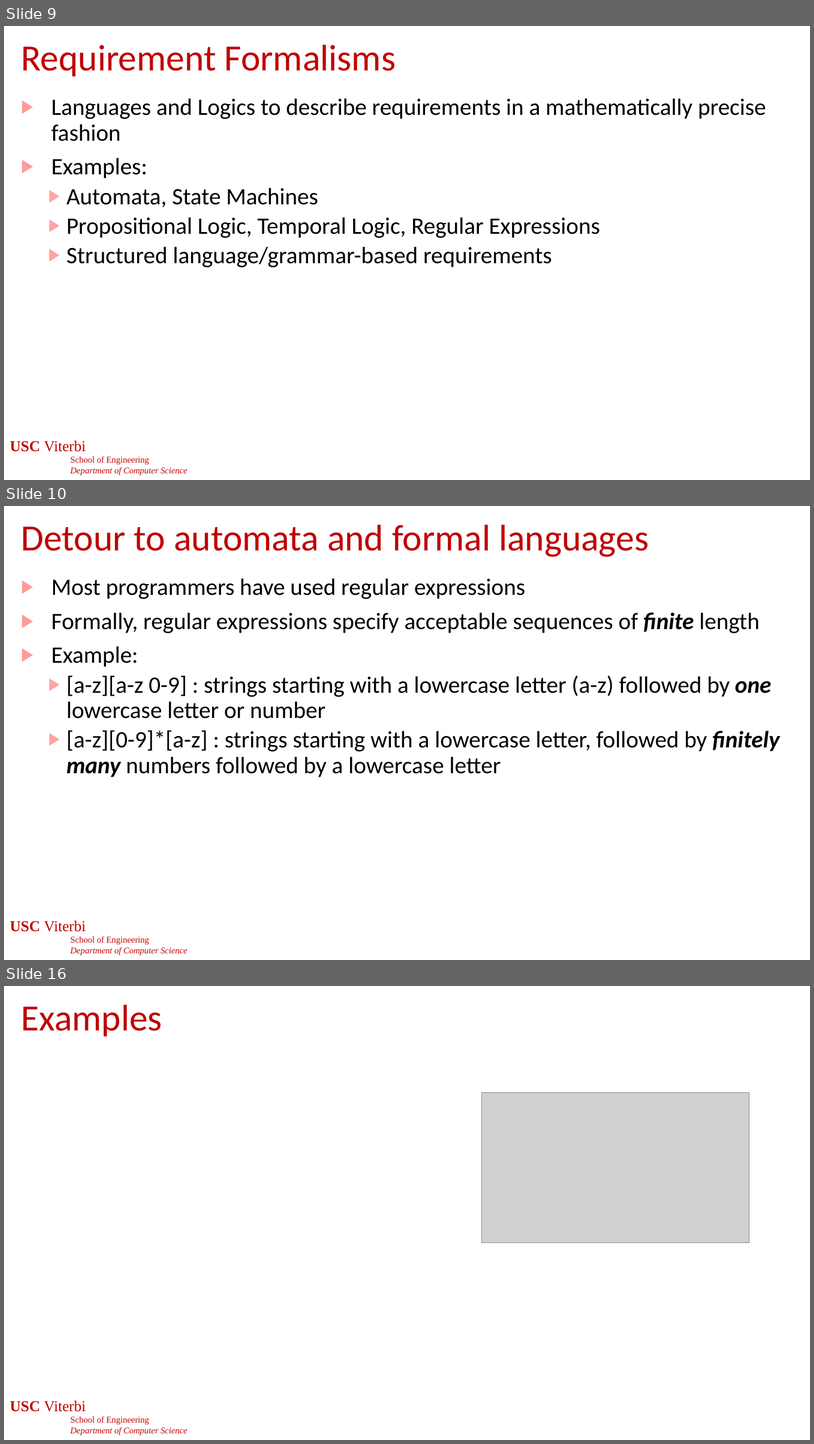
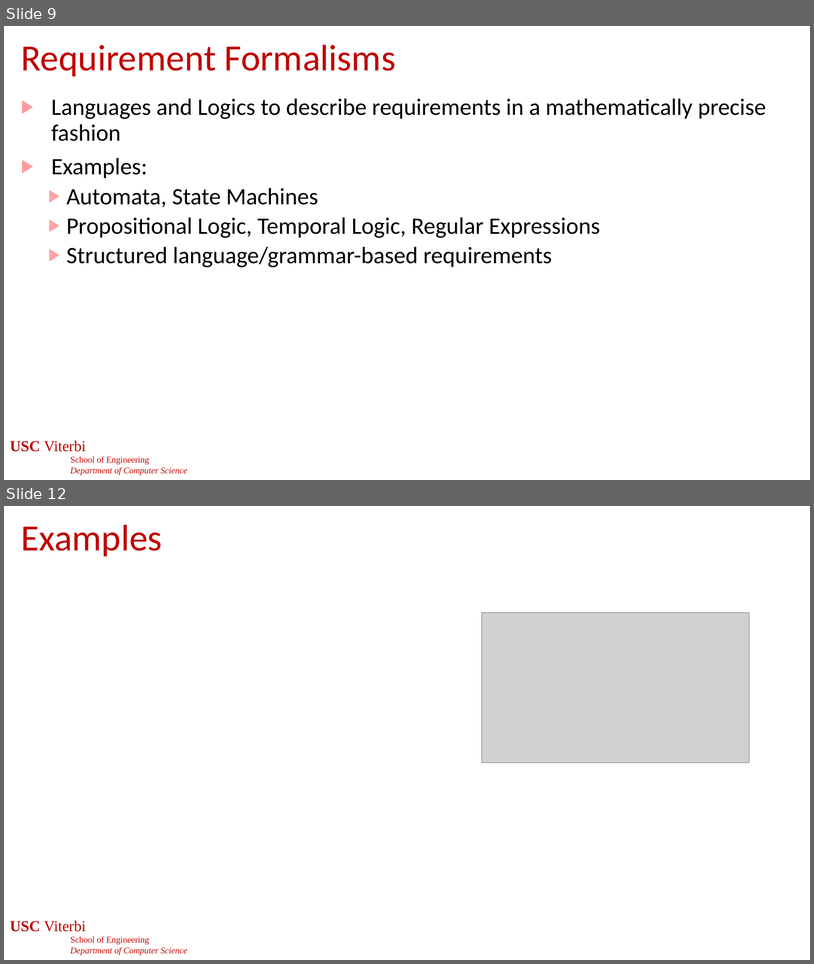
Before and after one commit to jdeshmukh/jdeshmukh.github.io, a slide deck: teaching/cs513slides/lecture6-Requirements and LTL.pptx. Shown one above the other, each under a label of ours: slides 9, 10 and 16 before the commit, slides 9 and 12 after it; the slides between them are not shown. The pictures are 814x1444 and 814x964 pixels, drawn with LibreOffice and Linux fonts; fonts in the diff are those of the drawing; grey boxes stand for pictures; background and template pictures are left out. Boxes give left, top, right and bottom in pixels: in the first picture for what was removed or moved away, otherwise in the second. Text is boxed around its words. In the diff, an @@ line names an element or a change of style, - is before the commit and + after.

```diff
--- a/teaching/cs513slides/lecture6-Requirements and LTL.pptx
+++ b/teaching/cs513slides/lecture6-Requirements and LTL.pptx
@@ slide 10 removed at (4,506,810,960), background #FFFFFF; not listed: 1 template element that a slide beside it also shows @@
@@ title removed at (21,525,649,557) @@
-Detour to automata and formal languages
@@ text removed at (51,578,780,777) @@
-▶ Most programmers have used regular expressions
-▶ Formally, regular expressions specify acceptable sequences of finite length
-▶ Example:
-  ▶ [a-z][a-z 0-9] : strings starting with a lowercase letter (a-z) followed by one lowercase letter or number
-  ▶ [a-z][0-9]*[a-z] : strings starting with a lowercase letter, followed by finitely many numbers followed by a lowercase letter
@@ page number removed at (317,927,498,951) @@
-10
@@ what was slide 16 is now slide 12 @@
```
Also in this commit, not shown: 4 slides changed, 3 other slides removed, 2 other files.
